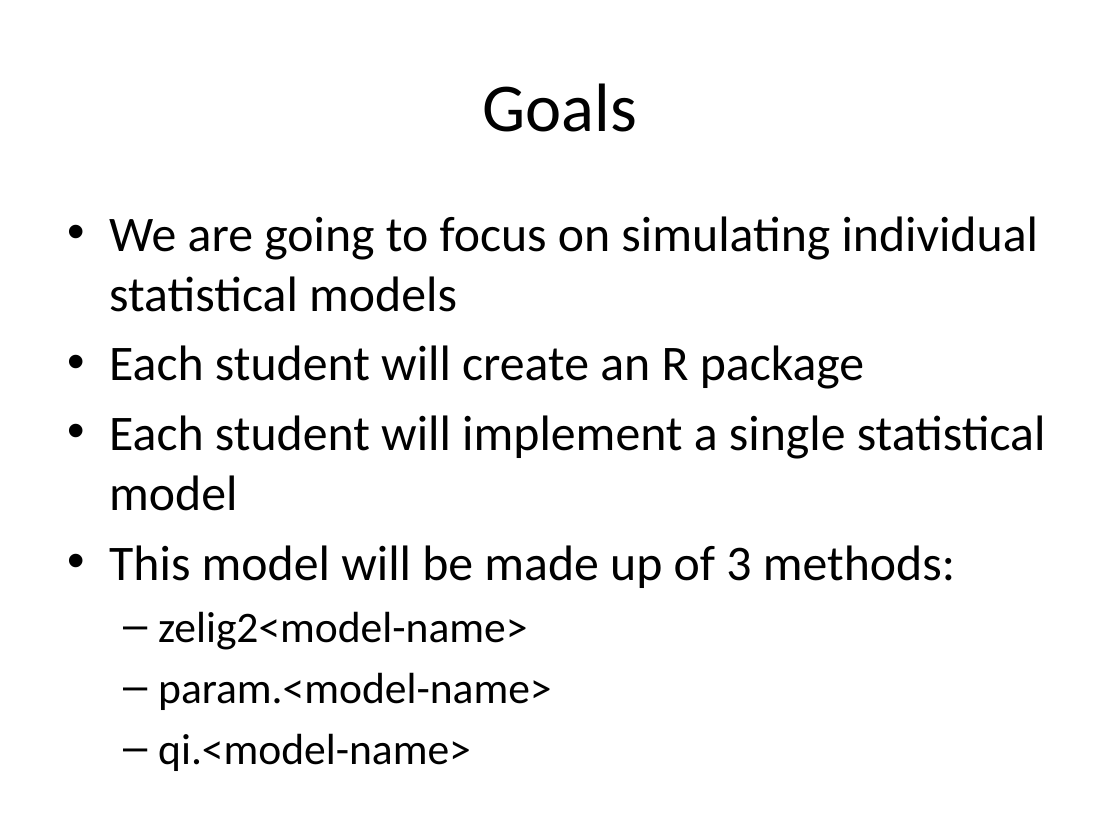
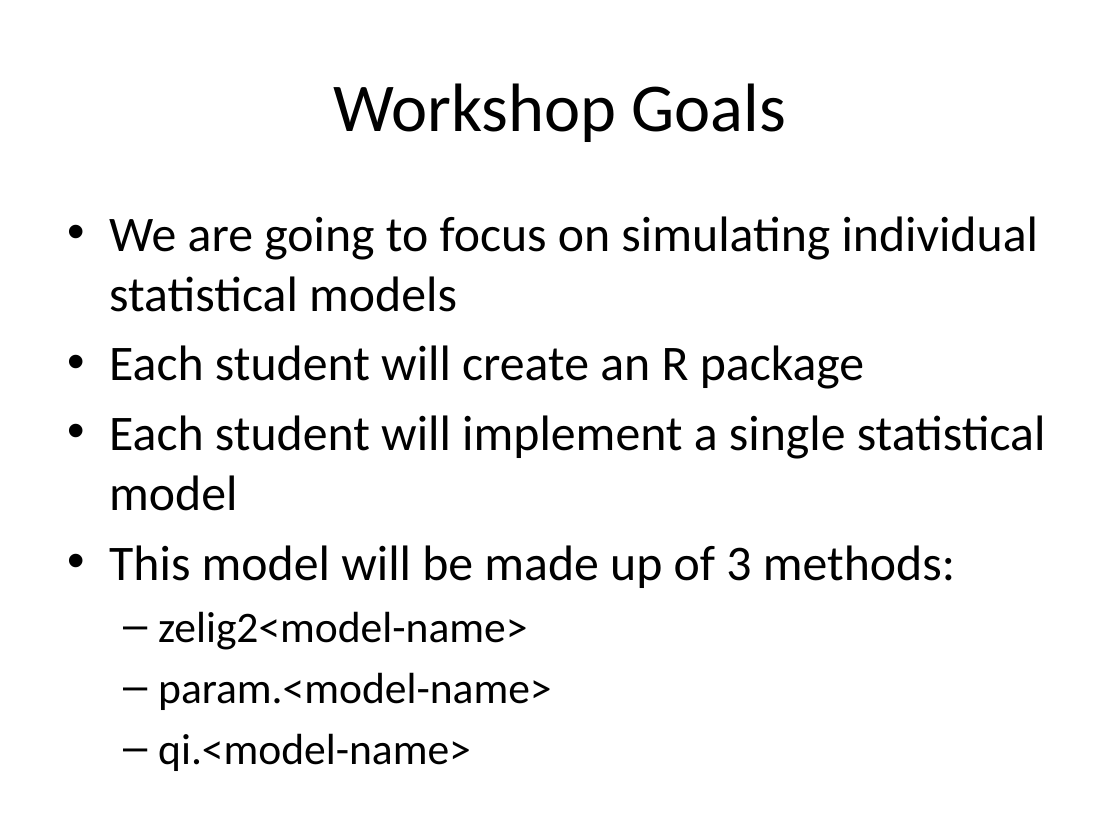
Before and after one commit to IQSS/Zelig4-Documentation, a slide deck: slide 51 of January-Class/Zelig_1_regressions.pptx (slide 39 before the commit). Drawn at 1120x840 pixels with LibreOffice and Linux fonts; fonts in the diff are those of the drawing. Boxes give left, top, right and bottom in pixels: in the first picture for what was removed or moved away, otherwise in the second. Text is boxed around its words. In the diff, an @@ line names an element or a change of style, - is before the commit and + after.

```diff
--- a/January-Class/Zelig_1_regressions.pptx
+++ b/January-Class/Zelig_1_regressions.pptx
@@ title at bbox=[333, 83, 786, 142]: text changed @@
-Goals
+Workshop Goals
```
Also in this commit, not shown: 1 slide removed.
